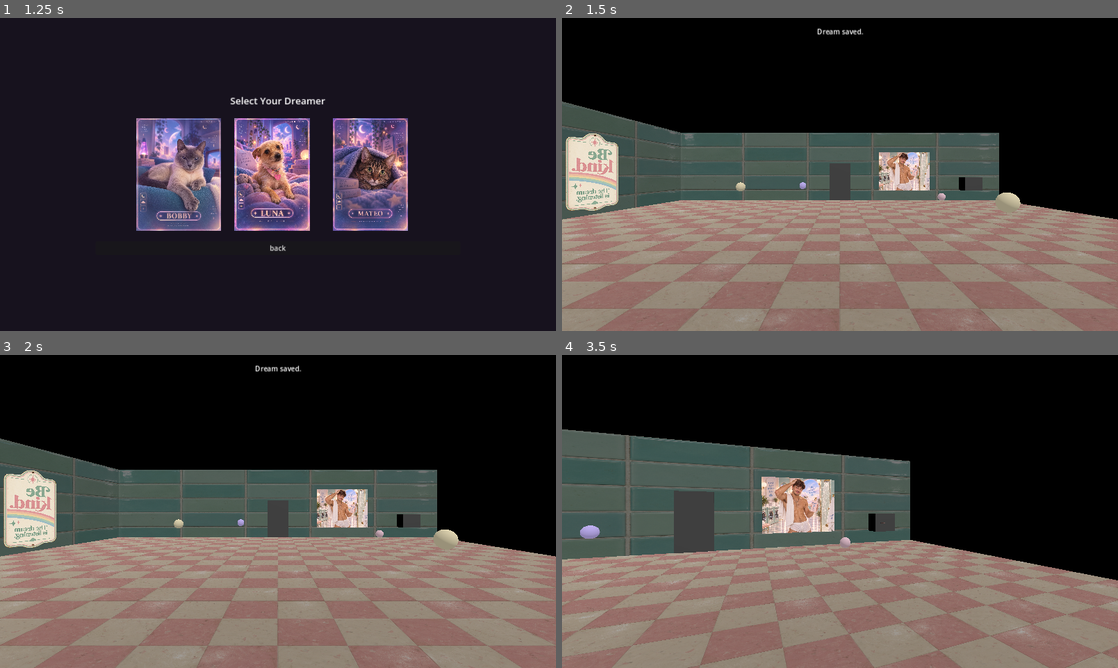
Above: before the commit, frames 1-4 (two rows, left to right).
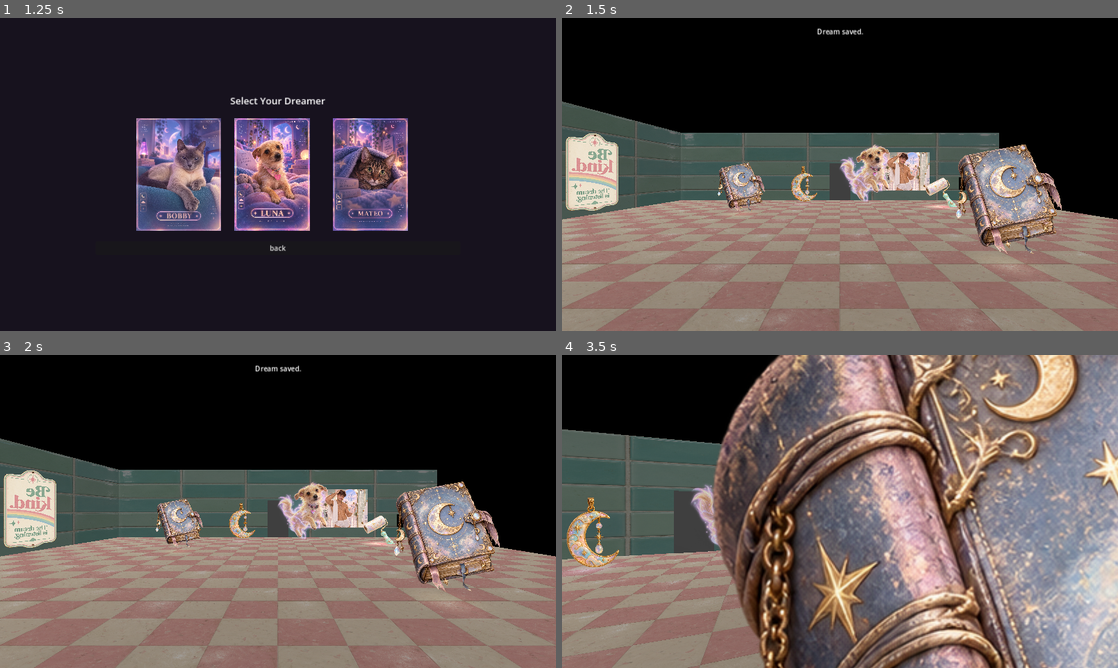
Above: after the commit, the same moments.

Repository: MrCrush8524/SAMIRMENDOZA-COMMENTS
Game: Godot game, scene res://scenes/boot/Boot.tscn
Two runs of this game, one before a commit and one after it. Both use one fixed random seed, a clock stepped at 60 frames per second and the inputs below. Sound files missing from this copy of the repository are replaced by a short silence.
Inputs (mouse positions are in pixels of both pictures, inside the frame that each line leads up to):
- Up to frame 1 (1.25 s): click "New Dream" at 0.5 s
- Up to frame 2 (1.5 s): click (739, 174) at 1.25 s
- Up to frame 3 (2 s): no input
- Up to frame 4 (3.5 s): move the mouse to (867, 511) at 2.02 s; hold E (interact) 2.03-2.78 s; hold W (move_forward) from 2.03 s (still down); click (867, 511) at 2.17 s; move the mouse to (812, 511) at 2.77 s; tap E (interact) at 2.85 s

Frame 1 is identical in both runs. In frame 2, 6.5% of the frame differs, in the area x 28-90%, y 40-76%; in frame 3, 6.5%; in frame 4, 68%, in the area x 0-100%, y 0-100%.

Commit message:
Wire in v2 asset packets: real pickup icons and ambient spirit sightings
All 3 packets received: spirit wrappers, interactables, support assets
(paw pack is a duplicate of the already-integrated one; ui_sticker_sheet
and overlay_effects_sheet are staged but intentionally unwired, per
their own notes — "optional helpers... use lightly", not primary
collectibles).

Pickups: Pickup.gd now renders a real backgroundless icon sprite per
item (journal, lint roller, spirit orb for Memory Cat, moon pendant for
the Dream Track) instead of a flat colored sphere, with idle float,
slow spin, and a soft glow that strengthens within interact range —
matching the interactables packet's own presentation notes.

Spirit sightings: added FloatingSpirit.gd, an ambient non-interactive
"visitation" — gentle bob, breathing glow/opacity, no giant-statue
scale, per the spirit-wrappers packet's notes. Chapter01 places two
near the Memory Cat find and the Moon Door (its own suggested "best fit
spaces") and shows the two dreamers NOT currently played, chosen at
random each run — a glimpse of your fellow dreamers, never yourself.

Re-verified via the same temporary headless auto-driver (added, run,
stripped before commit): confirmed the spirit-selection logic correctly
excludes the played dreamer, pickups carry real Icon/Glow nodes, and
the journal-pickup-then-save flow still works end to end.

Co-Authored-By: Claude Sonnet 5 <noreply@anthropic.com>
Claude-Session: https://claude.ai/code/session_01DS4DUoe5NJ9SDsT2NRoavp

Diff:
--- a/in-samirs-mind-godot/scenes/chapter01/Chapter01.gd
+++ b/in-samirs-mind-godot/scenes/chapter01/Chapter01.gd
@@ -5,6 +5,12 @@
 ## 1 proximity TV, 1 Doubt glimpse, 1 door transition.
 
 @onready var doubt: MeshInstance3D = $Doubt
+
+const SPIRIT_TEXTURES := {
+	"Bobby": preload("res://assets/spirits/bobby_spirit_wrapper.png"),
+	"Luna": preload("res://assets/spirits/luna_spirit_wrapper.png"),
+	"Mateo": preload("res://assets/spirits/mateo_spirit_wrapper.png"),
+}
 
 var _doubt_timer := 6.0 + randf() * 6.0
 
@@ -19,6 +25,13 @@
 		elif pickup.kind == pickup.Kind.DREAM_TRACK and GameState.dream_tracks.has(pickup.item_id):
 			pickup.queue_free()
 
+	# Spirit sightings show the two dreamers NOT currently played — a
+	# glimpse of your fellow dreamers, never yourself.
+	var others: Array = SPIRIT_TEXTURES.keys().filter(func(d): return d != GameState.dreamer)
+	others.shuffle()
+	$SpiritSighting1.set_texture(SPIRIT_TEXTURES[others[0]])
+	$SpiritSighting2.set_texture(SPIRIT_TEXTURES[others[1]])
+
 func _process(delta: float) -> void:
 	_doubt_timer -= delta
 	if _doubt_timer <= 0:
--- a/in-samirs-mind-godot/scenes/chapter01/Chapter01.tscn
+++ b/in-samirs-mind-godot/scenes/chapter01/Chapter01.tscn
@@ -16,6 +16,11 @@
 [ext_resource type="Texture2D" path="res://assets/video_stills/Please_Do_Not_Take_A_Nap_PSA_FINAL.webp" id="13"]
 [ext_resource type="Texture2D" path="res://assets/posters/memory_atrium_vintage_directional_sign.png" id="15"]
 [ext_resource type="Texture2D" path="res://assets/posters/retro_laundry_hall_tv_lounge_sign.png" id="16"]
+[ext_resource type="Script" path="res://scenes/shared/FloatingSpirit.gd" id="17"]
+[ext_resource type="Texture2D" path="res://assets/pickups/journal_grimoire_wrapper.png" id="18"]
+[ext_resource type="Texture2D" path="res://assets/pickups/spirit_orb_pickup.png" id="19"]
+[ext_resource type="Texture2D" path="res://assets/pickups/lint_roller_pickup.png" id="20"]
+[ext_resource type="Texture2D" path="res://assets/pickups/moon_pendant_pickup.png" id="21"]
 
 [sub_resource type="PlaneMesh" id="PlaneMesh_floor"]
 size = Vector2(20, 16)
@@ -55,30 +60,6 @@
 
 [sub_resource type="SphereShape3D" id="Shape_pickup"]
 radius = 0.65
-
-[sub_resource type="StandardMaterial3D" id="Mat_pickup_journal"]
-albedo_color = Color(1, 0.949, 0.788, 1)
-emission_enabled = true
-emission = Color(1, 0.949, 0.788, 1)
-emission_energy_multiplier = 0.6
-
-[sub_resource type="StandardMaterial3D" id="Mat_pickup_cat"]
-albedo_color = Color(0.961, 0.961, 1, 1)
-emission_enabled = true
-emission = Color(0.961, 0.961, 1, 1)
-emission_energy_multiplier = 0.6
-
-[sub_resource type="StandardMaterial3D" id="Mat_pickup_item"]
-albedo_color = Color(1, 0.843, 0.902, 1)
-emission_enabled = true
-emission = Color(1, 0.843, 0.902, 1)
-emission_energy_multiplier = 0.6
-
-[sub_resource type="StandardMaterial3D" id="Mat_pickup_track"]
-albedo_color = Color(0.788, 0.722, 1, 1)
-emission_enabled = true
-emission = Color(0.788, 0.722, 1, 1)
-emission_energy_multiplier = 0.7
 
 [sub_resource type="BoxMesh" id="BoxMesh_tv"]
 size = Vector3(0.9, 0.7, 0.6)
@@ -181,9 +162,14 @@
 kind = 0
 journal_text = "This place feels so familiar, even though you've never been here."
 item_id = "0"
-[node name="Mesh" type="MeshInstance3D" parent="Journal1"]
-mesh = SubResource("Sphere_pickup")
-surface_material_override/0 = SubResource("Mat_pickup_journal")
+[node name="Icon" type="Sprite3D" parent="Journal1"]
+texture = ExtResource("18")
+pixel_size = 0.0016
+billboard = 1
+[node name="Glow" type="OmniLight3D" parent="Journal1"]
+light_color = Color(1, 0.949, 0.788, 1)
+light_energy = 0.35
+omni_range = 1.4
 [node name="Shape" type="CollisionShape3D" parent="Journal1"]
 shape = SubResource("Shape_pickup")
 
@@ -193,9 +179,14 @@
 kind = 0
 journal_text = "It feels just like home. The street does. The windows do. Even the silence does."
 item_id = "1"
-[node name="Mesh" type="MeshInstance3D" parent="Journal2"]
-mesh = SubResource("Sphere_pickup")
-surface_material_override/0 = SubResource("Mat_pickup_journal")
+[node name="Icon" type="Sprite3D" parent="Journal2"]
+texture = ExtResource("18")
+pixel_size = 0.0016
+billboard = 1
+[node name="Glow" type="OmniLight3D" parent="Journal2"]
+light_color = Color(1, 0.949, 0.788, 1)
+light_energy = 0.35
+omni_range = 1.4
 [node name="Shape" type="CollisionShape3D" parent="Journal2"]
 shape = SubResource("Shape_pickup")
 
@@ -205,9 +196,14 @@
 kind = 0
 journal_text = "But is this house yours?"
 item_id = "2"
-[node name="Mesh" type="MeshInstance3D" parent="Journal3"]
-mesh = SubResource("Sphere_pickup")
-surface_material_override/0 = SubResource("Mat_pickup_journal")
+[node name="Icon" type="Sprite3D" parent="Journal3"]
+texture = ExtResource("18")
+pixel_size = 0.0016
+billboard = 1
+[node name="Glow" type="OmniLight3D" parent="Journal3"]
+light_color = Color(1, 0.949, 0.788, 1)
+light_energy = 0.35
+omni_range = 1.4
 [node name="Shape" type="CollisionShape3D" parent="Journal3"]
 shape = SubResource("Shape_pickup")
 
@@ -216,9 +212,14 @@
 script = ExtResource("2")
 kind = 1
 item_id = "atrium_cat_1"
-[node name="Mesh" type="MeshInstance3D" parent="MemoryCat1"]
-mesh = SubResource("Sphere_pickup")
-surface_material_override/0 = SubResource("Mat_pickup_cat")
+[node name="Icon" type="Sprite3D" parent="MemoryCat1"]
+texture = ExtResource("19")
+pixel_size = 0.0016
+billboard = 1
+[node name="Glow" type="OmniLight3D" parent="MemoryCat1"]
+light_color = Color(0.961, 0.961, 1, 1)
+light_energy = 0.35
+omni_range = 1.4
 [node name="Shape" type="CollisionShape3D" parent="MemoryCat1"]
 shape = SubResource("Shape_pickup")
 
@@ -227,9 +228,14 @@
 script = ExtResource("2")
 kind = 2
 item_id = "lint_roller"
-[node name="Mesh" type="MeshInstance3D" parent="LintRoller"]
-mesh = SubResource("Sphere_pickup")
-surface_material_override/0 = SubResource("Mat_pickup_item")
+[node name="Icon" type="Sprite3D" parent="LintRoller"]
+texture = ExtResource("20")
+pixel_size = 0.0016
+billboard = 1
+[node name="Glow" type="OmniLight3D" parent="LintRoller"]
+light_color = Color(1, 0.843, 0.902, 1)
+light_energy = 0.35
+omni_range = 1.4
 [node name="Shape" type="CollisionShape3D" parent="LintRoller"]
 shape = SubResource("Shape_pickup")
 
@@ -240,9 +246,14 @@
 item_id = "01_lint_roller_reverie"
 dream_track_name = "Lint Roller Reverie"
 dream_track_stream = ExtResource("11")
-[node name="Mesh" type="MeshInstance3D" parent="DreamTrack1"]
-mesh = SubResource("Sphere_pickup")
-surface_material_override/0 = SubResource("Mat_pickup_track")
+[node name="Icon" type="Sprite3D" parent="DreamTrack1"]
+texture = ExtResource("21")
+pixel_size = 0.0016
+billboard = 1
+[node name="Glow" type="OmniLight3D" parent="DreamTrack1"]
+light_color = Color(0.788, 0.722, 1, 1)
+light_energy = 0.35
+omni_range = 1.4
 [node name="Shape" type="CollisionShape3D" parent="DreamTrack1"]
 shape = SubResource("Shape_pickup")
 
@@ -292,6 +303,28 @@
 light_energy = 0.05
 omni_range = 3.0
 
+[node name="SpiritSighting1" type="Node3D" parent="."]
+transform = Transform3D(1, 0, 0, 0, 1, 0, 0, 0, 1, -5, 1.6, 5.3)
+script = ExtResource("17")
+[node name="Icon" type="Sprite3D" parent="SpiritSighting1"]
+pixel_size = 0.0028
+billboard = 1
+[node name="Glow" type="OmniLight3D" parent="SpiritSighting1"]
+light_color = Color(0.85, 0.82, 1, 1)
+light_energy = 0.4
+omni_range = 2.0
+
+[node name="SpiritSighting2" type="Node3D" parent="."]
+transform = Transform3D(1, 0, 0, 0, 1, 0, 0, 0, 1, 1.5, 1.7, -6.5)
+script = ExtResource("17")
+[node name="Icon" type="Sprite3D" parent="SpiritSighting2"]
+pixel_size = 0.0028
+billboard = 1
+[node name="Glow" type="OmniLight3D" parent="SpiritSighting2"]
+light_color = Color(0.85, 0.82, 1, 1)
+light_energy = 0.4
+omni_range = 2.0
+
 [node name="Doubt" type="MeshInstance3D" parent="."]
 transform = Transform3D(1, 0, 0, 0, 1.1, 0, 0, 0, 1.6, 8, 0.5, 6.5)
 mesh = SubResource("Sphere_pickup")
--- /dev/null
+++ b/in-samirs-mind-godot/scenes/shared/FloatingSpirit.gd
@@ -0,0 +1,31 @@
+extends Node3D
+## Ambient, non-interactive "visitation" — a glimpse of a fellow dreamer,
+## per packet 1's own notes: gentle bobbing, soft emissive edge, very slow
+## presence rather than a giant statue. Texture is assigned at runtime by
+## Chapter01.gd (shows the two dreamers NOT currently being played).
+
+const BOB_HEIGHT := 0.12
+const BOB_SPEED := 0.5
+const BREATHE_MIN := 0.5
+const BREATHE_MAX := 0.9
+const BREATHE_SPEED := 0.35
+
+@onready var icon: Sprite3D = $Icon
+@onready var glow: OmniLight3D = $Glow
+
+var _base_y: float
+var _t := randf() * TAU
+
+func _ready() -> void:
+	_base_y = position.y
+
+func _process(delta: float) -> void:
+	_t += delta
+	position.y = _base_y + sin(_t * BOB_SPEED) * BOB_HEIGHT
+	var breathe := (sin(_t * BREATHE_SPEED) + 1.0) * 0.5
+	var alpha: float = lerp(BREATHE_MIN, BREATHE_MAX, breathe)
+	icon.modulate.a = alpha
+	glow.light_energy = lerp(0.3, 0.7, breathe)
+
+func set_texture(tex: Texture2D) -> void:
+	icon.texture = tex
--- a/in-samirs-mind-godot/scenes/shared/Pickup.gd
+++ b/in-samirs-mind-godot/scenes/shared/Pickup.gd
@@ -1,8 +1,19 @@
 extends Area3D
 ## Generic curated pickup: journal fragment, Memory Cat, ordinary find, or
 ## Dream Track. Kind-specific payload is set per-instance from Chapter01.gd.
+##
+## Presentation follows the interactables packet's own notes: backgroundless
+## sprite icon, slight float, gentle idle spin, soft glow that strengthens
+## on player proximity — not a flat colored placeholder.
 
 enum Kind { JOURNAL, MEMORY_CAT, ITEM, DREAM_TRACK }
+
+const BOB_HEIGHT := 0.06
+const BOB_SPEED := 1.6
+const SPIN_SPEED := 0.6
+const GLOW_IDLE_ENERGY := 0.35
+const GLOW_NEAR_ENERGY := 1.1
+const PROXIMITY_RANGE := 2.2
 
 @export var kind: Kind = Kind.ITEM
 @export var journal_text: String = ""
@@ -10,7 +21,31 @@
 @export var dream_track_name: String = ""
 @export var dream_track_stream: AudioStream = null
 
+@onready var icon: Sprite3D = $Icon
+@onready var glow: OmniLight3D = $Glow
+
+var _base_y: float
+var _t := randf() * TAU
+var _player: Node3D = null
+
 signal picked_up(pickup: Area3D)
+
+func _ready() -> void:
+	_base_y = position.y
+	var players := get_tree().get_nodes_in_group("player")
+	if players.size() > 0:
+		_player = players[0]
+
+func _process(delta: float) -> void:
+	_t += delta
+	position.y = _base_y + sin(_t * BOB_SPEED) * BOB_HEIGHT
+	icon.rotation.z += SPIN_SPEED * delta
+
+	var near := false
+	if _player:
+		near = global_position.distance_to(_player.global_position) < PROXIMITY_RANGE
+	var target_energy := GLOW_NEAR_ENERGY if near else GLOW_IDLE_ENERGY
+	glow.light_energy = lerp(glow.light_energy, target_energy, delta * 4.0)
 
 func interact() -> void:
 	match kind:
Binary file added: in-samirs-mind-godot/assets/pickups/journal_grimoire_wrapper.png
Not shown, added: in-samirs-mind-godot/assets/pickups/journal_grimoire_wrapper.png.import
Binary file added: in-samirs-mind-godot/assets/pickups/lint_roller_pickup.png
Not shown, added: in-samirs-mind-godot/assets/pickups/lint_roller_pickup.png.import
Binary file added: in-samirs-mind-godot/assets/pickups/moon_pendant_pickup.png
Not shown, added: in-samirs-mind-godot/assets/pickups/moon_pendant_pickup.png.import
Binary file added: in-samirs-mind-godot/assets/pickups/spirit_orb_pickup.png
Not shown, added: in-samirs-mind-godot/assets/pickups/spirit_orb_pickup.png.import
Binary file added: in-samirs-mind-godot/assets/spirits/bobby_spirit_wrapper.png
Not shown, added: in-samirs-mind-godot/assets/spirits/bobby_spirit_wrapper.png.import
Binary file added: in-samirs-mind-godot/assets/spirits/luna_spirit_wrapper.png
Not shown, added: in-samirs-mind-godot/assets/spirits/luna_spirit_wrapper.png.import
(and 7 more such lines)
